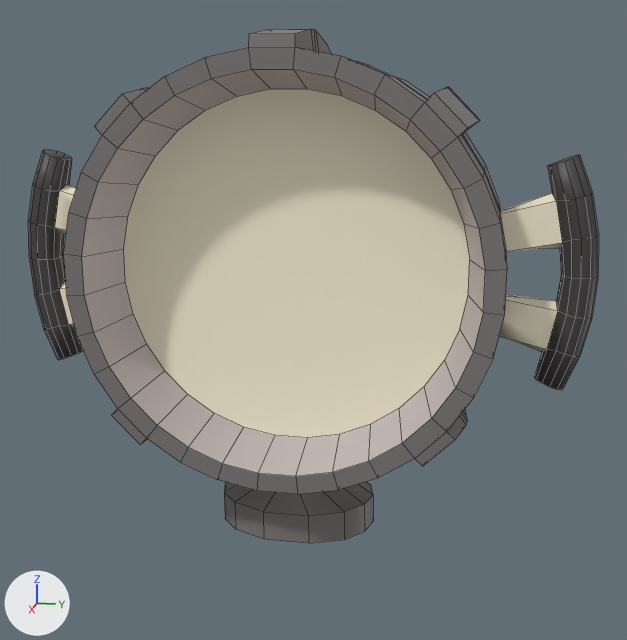
One commit to the FBX model Assets/1_Game/Models/spotlight/spotlight.fbx: the scene before it, then after it.
Both versions are drawn from a camera (50 mm lens) standing at (1.165, 0.257, 0.594) and looking at (-0.024, 0.019, 0.296). Lighting does not change. The marker at lower left points along +X, +Y and +Z. Mesh edges are drawn as thin lines. Where no turn or scale is listed for an object, it has been applied to the vertices.

Objects in the first picture: 'spotlight'.
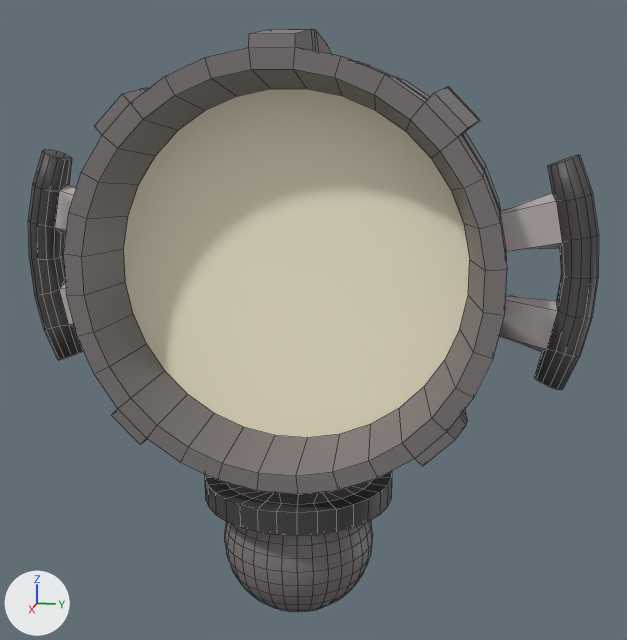
The newer file is also turned or shifted as a whole; pictures and numbers use the older file's frame.

What differs and where, as boxes [x1, y1, x2, y2] in the pictures (627 x 640 px):
'spotlight', reshaped (13% taller)
    before: [28, 29, 599, 543]
    after: [28, 29, 599, 612]
part 1 of me_cylinder, built on
    before: [224, 482, 373, 543]
    after: [205, 471, 392, 612]
part 2 of me_cylinder, surface changed
    both: [53, 67, 595, 494]

Edits to the bpy script that builds the scene:
```text
Change me_cylinder:
    used by ob_spotlight; location = (0.0, 0.0, 0.0)
    remove me_cylinder.from_pydata(...)  # 524 vertices, 485 faces; spans x -0.168..0.129, y -0.401..0.401, z 0.002..0.689
    add me_cylinder.from_pydata(...)  # 1009 vertices, 1007 faces; spans x -0.168..0.138, y -0.401..0.401, z -0.14..0.689
    me_cylinder part 1: 7 vertices moved from x -0.083..0.083, y -0.104..0.08, z 0.044..0.045 to x -0.103..0.109, y -0.101..0.044, z 0.072; 21 vertices removed from x -0.083..0.083, y -0.111..0.113, z 0.002..0.045; 506 vertices added at x -0.138..0.138, y -0.136..0.139, z -0.14..0.074
    me_cylinder part 2: 425 kept faces spanning x -0.168..0.129, y -0.401..0.401, z 0.072..0.689 get new texture (UV) coordinates
```
